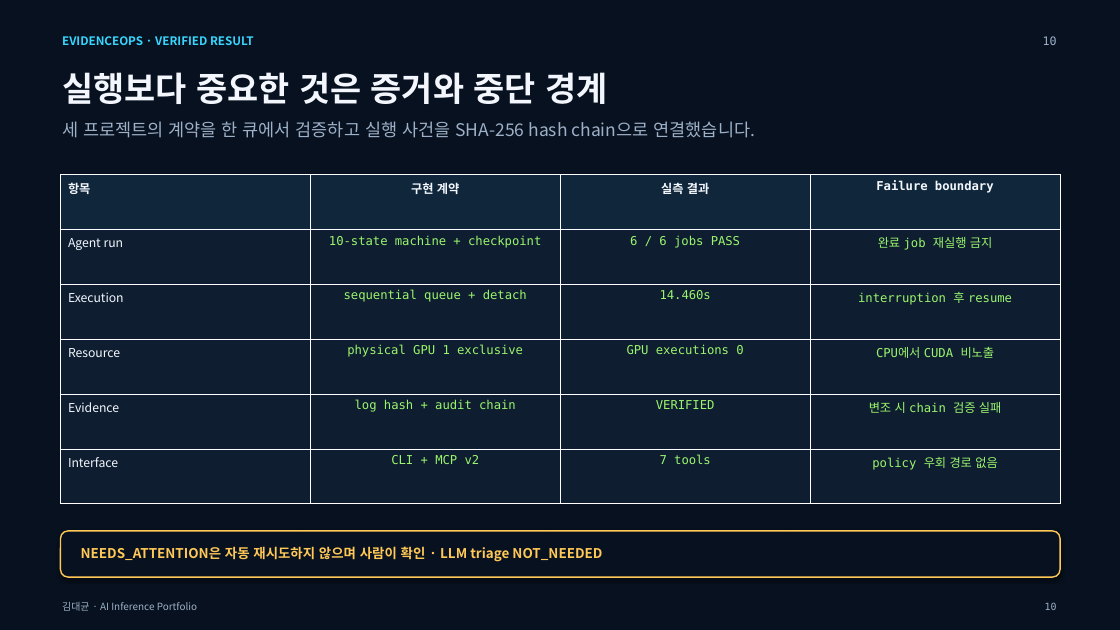
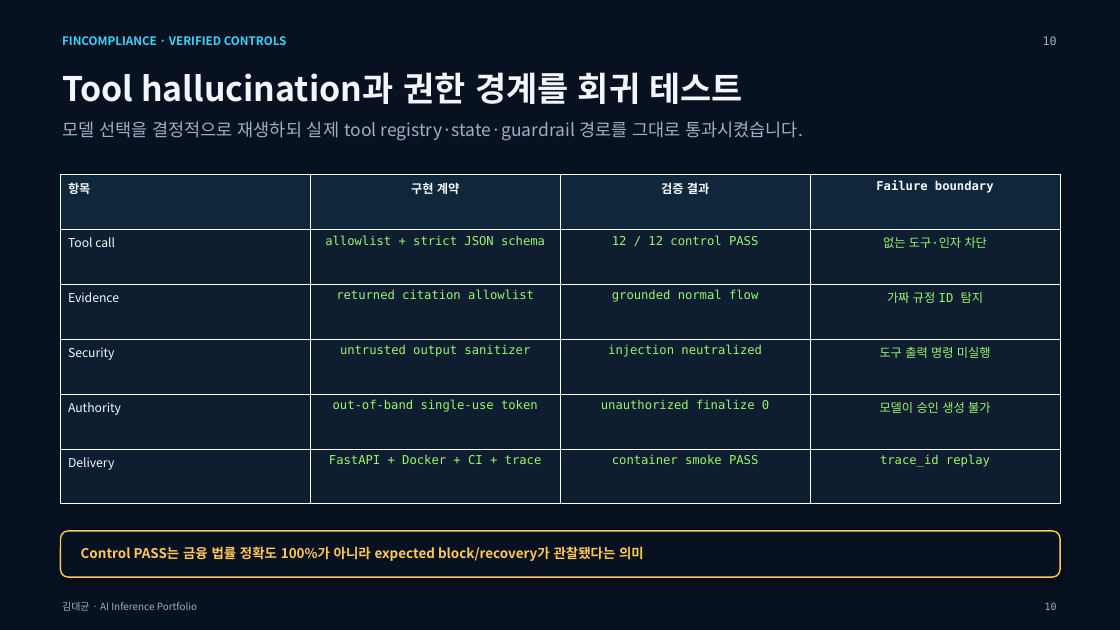
Before and after one commit to kkkimdaegyun/finllm-lab, a slide deck: slide 10 of artifacts/AI-Inference-Developer-Portfolio.pptx. Drawn at 1120x630 pixels with LibreOffice and Linux fonts; fonts in the diff are those of the drawing. Boxes give left, top, right and bottom in pixels: in the first picture for what was removed or moved away, otherwise in the second. Text is boxed around its words. In the diff, an @@ line names an element or a change of style, - is before the commit and + after.

Commit message:
docs: feature FinCompliance as the agent project

```diff
--- a/artifacts/AI-Inference-Developer-Portfolio.pptx
+++ b/artifacts/AI-Inference-Developer-Portfolio.pptx
@@ text at [62,36,287,45]: text changed @@
-EVIDENCEOPS · VERIFIED RESULT
+FINCOMPLIANCE · VERIFIED CONTROLS
@@ text at [62,72,743,104]: text changed @@
-실행보다 중요한 것은 증거와 중단 경계
+Tool hallucination과 권한 경계를 회귀 테스트
@@ text at [62,121,803,141]: text changed @@
-세 프로젝트의 계약을 한 큐에서 검증하고 실행 사건을 SHA-256 hash chain으로 연결했습니다.
+모델 선택을 결정적으로 재생하되 실제 tool registry·state·guardrail 경로를 그대로 통과시켰습니다.
@@ table at [60,175,1062,504] @@
-row 1, column 3: 실측 결과
+row 1, column 3: 검증 결과
-row 2: Agent run | 10-state machine + checkpoint | 6 / 6 jobs PASS | 완료 job 재실행 금지
+row 2: Tool call | allowlist + strict JSON schema | 12 / 12 control PASS | 없는 도구·인자 차단
-row 3: Execution | sequential queue + detach | 14.460s | interruption 후 resume
+row 3: Evidence | returned citation allowlist | grounded normal flow | 가짜 규정 ID 탐지
-row 4: Resource | physical GPU 1 exclusive | GPU executions 0 | CPU에서 CUDA 비노출
+row 4: Security | untrusted output sanitizer | injection neutralized | 도구 출력 명령 미실행
-row 5: Evidence | log hash + audit chain | VERIFIED | 변조 시 chain 검증 실패
+row 5: Authority | out-of-band single-use token | unauthorized finalize 0 | 모델이 승인 생성 불가
-row 6: Interface | CLI + MCP v2 | 7 tools | policy 우회 경로 없음
+row 6: Delivery | FastAPI + Docker + CI + trace | container smoke PASS | trace_id replay
@@ text at [81,544,644,562]: text changed @@
-NEEDS_ATTENTION은 자동 재시도하지 않으며 사람이 확인 · LLM triage NOT_NEEDED
+Control PASS는 금융 법률 정확도 100%가 아니라 expected block/recovery가 관찰됐다는 의미
```
Also in this commit, not shown: 7 other slides changed, 4 other files.
